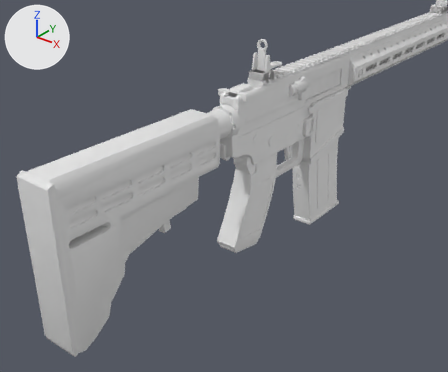
One commit to the glTF model models/sr25/sr25.glb: the scene before it, then after it.
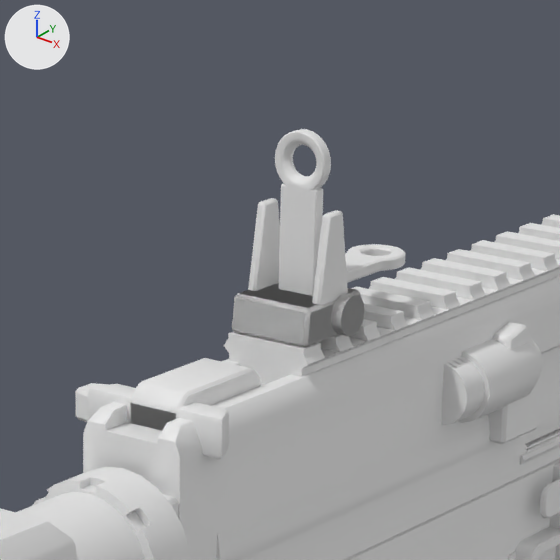
Each version is shown from a camera (50 mm lens) standing at (0.37, -0.467, 0.215) and looking at (0.003, -0.008, -0.07), then close up on the part from 45% to 70% of the width and 4% to 33% of the height. Lighting does not change. The marker at upper left points along +X, +Y and +Z. The first two pictures are the older version. Where no turn or scale is listed for an object, it has been applied to the vertices. Vertices at exactly the same position are counted once.

The first close-up shows 'base_1', 'base_32', 'base_33', 'base_35', 'base_36', 'base_42', 'base_45', 'base_46', 'optic_80', 'optic_87', 'optic_89', 'stock_53' and 13 more.
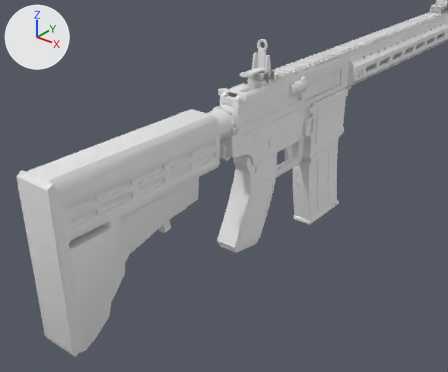
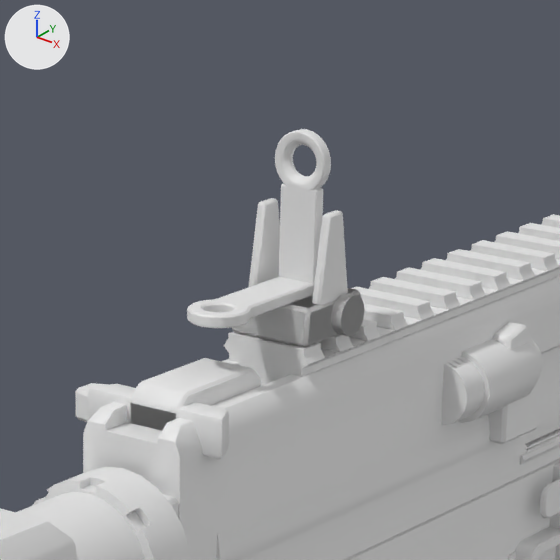
The change, as a list of edits to the scene's bpy script:
```text
Change me_tmp_088:
    used by ob_optic_89; location = (0.0, 0.0, 0.0)
    remove me_tmp_088.from_pydata(...)  # 231 vertices, 462 faces; spans x -0.0062..0.0062, y 0.0598..0.0925, z 0.0395..0.0421
    add me_tmp_088.from_pydata(...)  # 229 vertices, 458 faces; spans x -0.0062..0.0062, y 0.0251..0.0578, z 0.0395..0.0421
    me_tmp_088 part 1: 231 vertices removed from x -0.0062..0.0062, y 0.0598..0.0925, z 0.0395..0.0421; 229 vertices added at x -0.0062..0.0062, y 0.0251..0.0578, z 0.0395..0.0421
```

Where the change shows, as pixel boxes [x1, y1, x2, y2] in the close-ups (560 x 560 px):
'optic_89', reshaped
    before: [345, 244, 406, 283]
    after: [187, 277, 314, 328]
